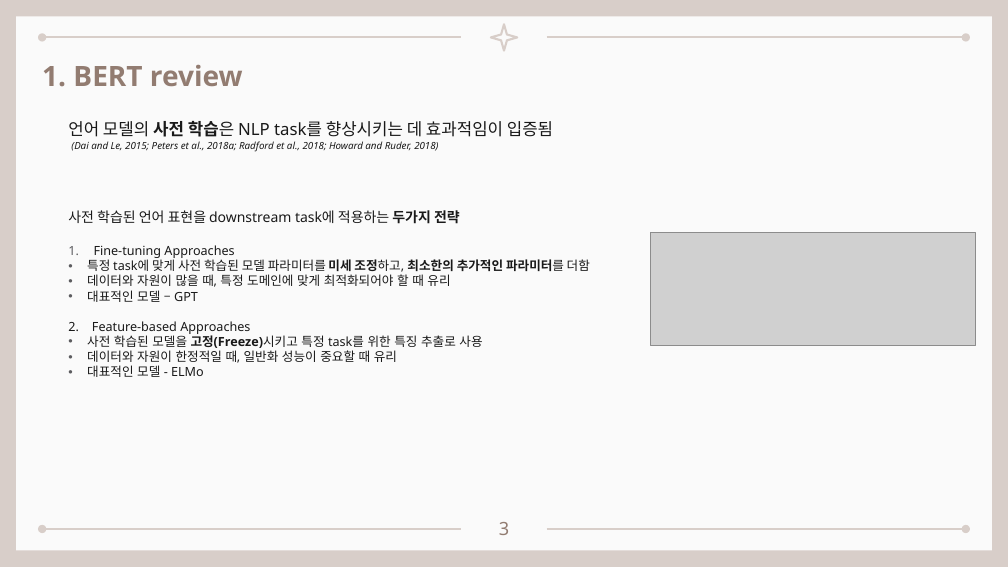
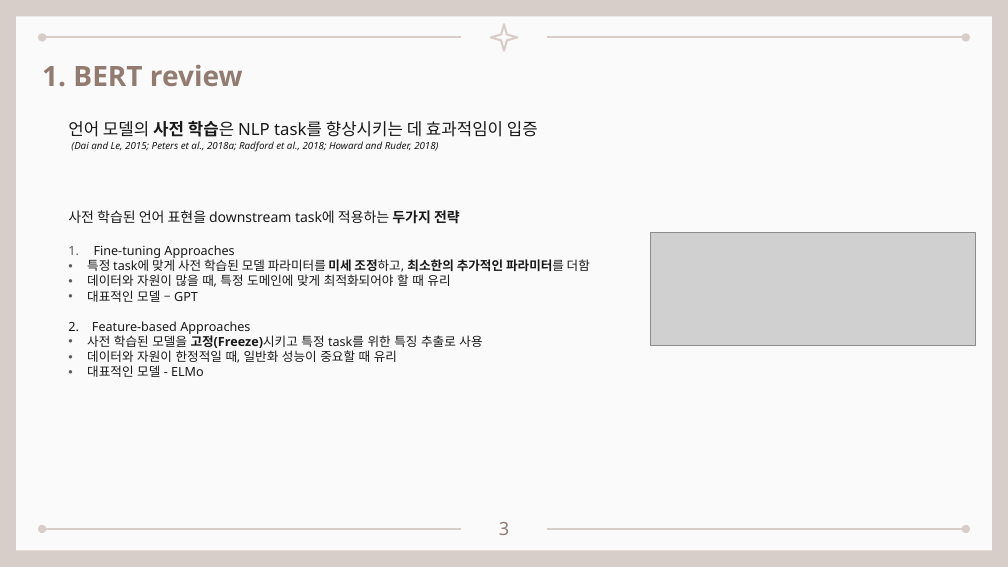
Before and after one commit to seungdeng/DELab, a slide deck: slide 3 of PPT/(이승건)250304_BERT멘토링리뷰.pptx. Drawn at 1008x567 pixels with LibreOffice and Linux fonts; fonts in the diff are those of the drawing; grey boxes stand for pictures. Boxes give left, top, right and bottom in pixels: in the first picture for what was removed or moved away, otherwise in the second. Text is boxed around its words. In the diff, an @@ line names an element or a change of style, - is before the commit and + after.

```diff
--- a/PPT/(이승건)250304_BERT멘토링리뷰.pptx
+++ b/PPT/(이승건)250304_BERT멘토링리뷰.pptx
@@ text at box(68, 121, 538, 137): text changed @@
-언어 모델의 사전 학습은 NLP task를 향상시키는 데 효과적임이 입증됨
+언어 모델의 사전 학습은 NLP task를 향상시키는 데 효과적임이 입증
```
Also in this commit, not shown: 11 other slides changed, 1 slide added, 2 slides removed, 1 other file.
